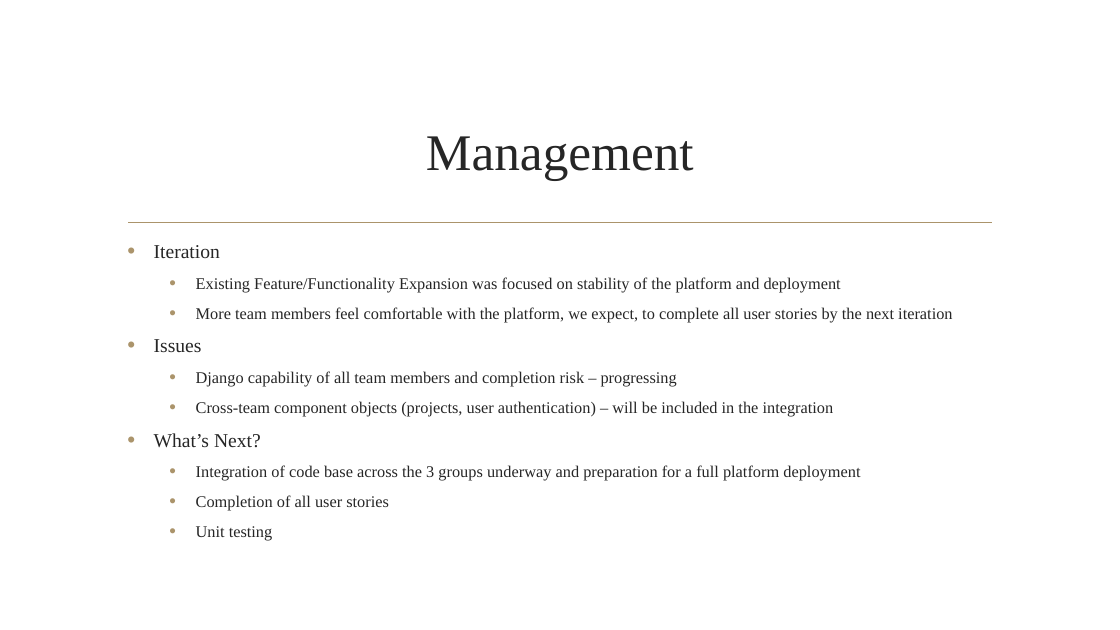
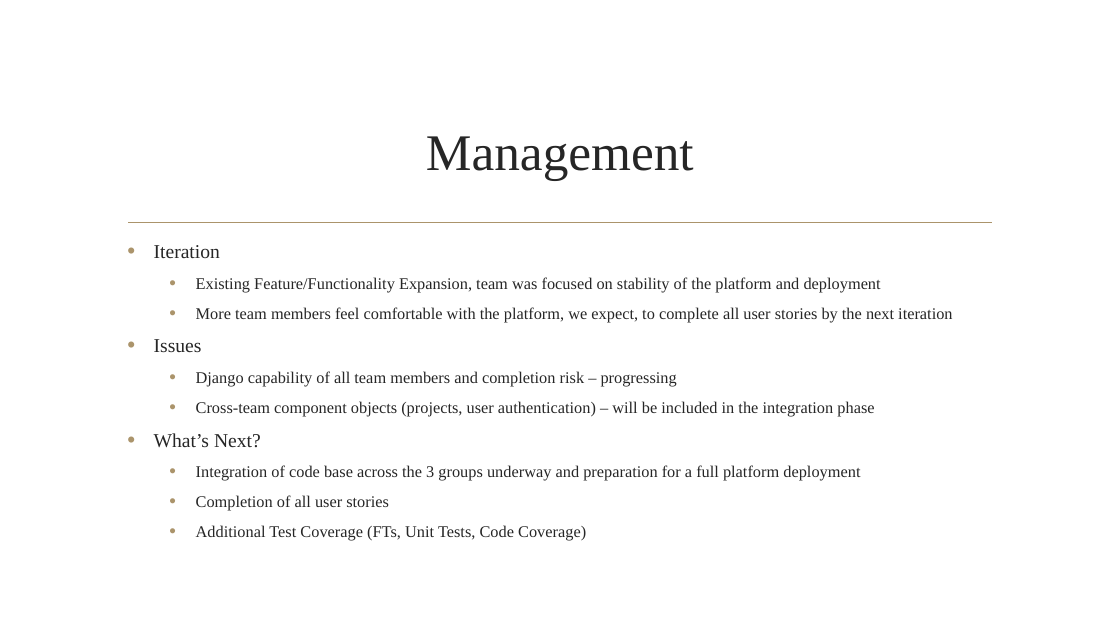
Before and after one commit to iamkelroy/CS673_G1_T3_BUGTRACKER, a slide deck: slide 9 of class_documents/presentations/iteration_2_presentation.pptx. Drawn at 1120x630 pixels with LibreOffice and Linux fonts; fonts in the diff are those of the drawing; background and template pictures are left out. Boxes give left, top, right and bottom in pixels: in the first picture for what was removed or moved away, otherwise in the second. Text is boxed around its words. In the diff, an @@ line names an element or a change of style, - is before the commit and + after.

Commit message:
final edits to presentation

```diff
--- a/class_documents/presentations/iteration_2_presentation.pptx
+++ b/class_documents/presentations/iteration_2_presentation.pptx
@@ text at (x1=196, y1=277, x2=881, y2=293): text changed @@
-  • Existing Feature/Functionality Expansion was focused on stability of the platform and deployment
+  • Existing Feature/Functionality Expansion, team was focused on stability of the platform and deployment
@@ text at (x1=196, y1=401, x2=874, y2=417): text changed @@
-  • Cross-team component objects (projects, user authentication) – will be included in the integration
+  • Cross-team component objects (projects, user authentication) – will be included in the integration phase
@@ text at (x1=196, y1=525, x2=586, y2=541): text changed @@
-  • Unit testing
+  • Additional Test Coverage (FTs, Unit Tests, Code Coverage)
```
